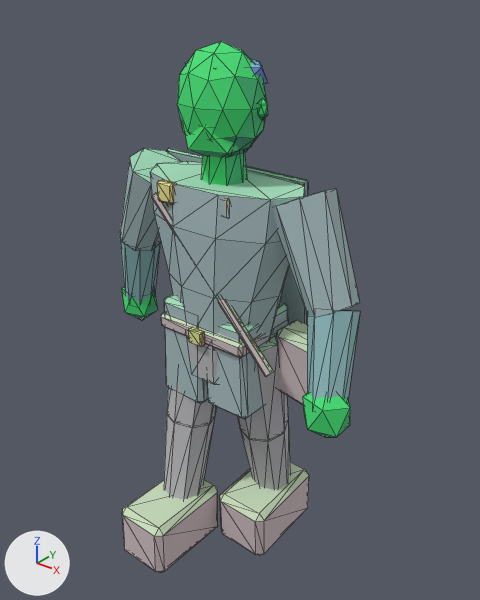
Renders of the glTF model assets/exports/npc/npc_wayfarer_contact_l_v01.glb from each side of a commit.
The view is the same before and after, from a 50 mm camera at (1.46, -1.74, 2.21) aimed at (0.05, 0.03, 1.11). The lights are fixed; the arrows at lower left show +X, +Y and +Z. The older version comes first. Mesh edges are drawn as thin lines. Vertices at exactly the same position are counted once.

Script lines for the objects in view, before the commit:
```python
me_geo_npc_wayfarer_contact_l_v01 = bpy.data.meshes.new('GEO_npc_wayfarer_contact_l_v01')
me_geo_npc_wayfarer_contact_l_v01.from_pydata(...)  # 574 vertices, 1032 faces; spans x -0.64..0.64, y -0.42..0.3, z -0.01..2.03
me_geo_npc_wayfarer_contact_l_v01.materials.append(mat_mat_npc_indexed)
# before: 476 (-0.07, 0.0, 1.7), 477 (-0.05, -0.05, 1.7), 478 (0.0, -0.07, 1.7), 479 (0.05, -0.05, 1.7), 480 (0.07, 0.0, 1.7)
# before: 481 (0.05, 0.05, 1.7), 482 (0.0, 0.07, 1.7), 483 (-0.05, 0.05, 1.7)
ob_geo_npc_wayfarer_contact_l_v01 = bpy.data.objects.new('GEO_npc_wayfarer_contact_l_v01', me_geo_npc_wayfarer_contact_l_v01)
ob_geo_npc_wayfarer_contact_l_v01.location = (0.0, 0.0, 0.0)
```
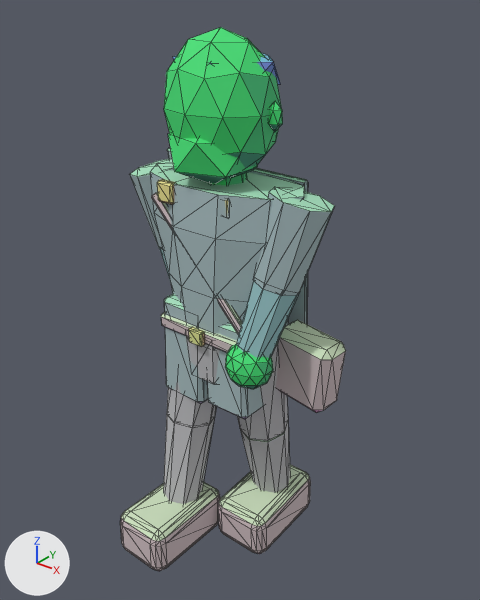
The change in detail:
me_geo_npc_wayfarer_contact_l_v01 is used by ob_geo_npc_wayfarer_contact_l_v01; location (0.0, 0.0, 0.0).
Verts and faces of me_geo_npc_wayfarer_contact_l_v01; kept vertices keep their numbers, new ones are numbered from 574.
me_geo_npc_wayfarer_contact_l_v01 had 574 vertices, 1032 faces and spanned x -0.64..0.64, y -0.42..0.3, z -0.01..2.03.
me_geo_npc_wayfarer_contact_l_v01 now has 778 vertices, 1440 faces and spans x -0.44..0.47, y -0.43..0.31, z 0.0..2.07.
me_geo_npc_wayfarer_contact_l_v01 part 1: the loose piece of 16 vertices spanning x -0.62..-0.41, y -0.05..0.13, z 0.91..1.26 is multiplied about its middle by the matrix ((0.889, -0.003, -0.299), (-0.005, 0.938, -0.023), (0.299, 0.023, 0.889)), then moved by (0.27, 0.01, 0.04).
me_geo_npc_wayfarer_contact_l_v01 part 2: the loose piece of 16 vertices spanning x 0.41..0.62, y -0.22..0.04, z 0.91..1.28 is multiplied about its middle by the matrix ((-0.843, -0.387, 0.078), (0.32, -0.562, 0.67), (-0.231, 0.634, 0.642)), then moved by (-0.26, -0.02, 0.05).
me_geo_npc_wayfarer_contact_l_v01 part 3: a new loose piece, an icosphere of 80 faces spanning x 0.15..0.32, y -0.24..-0.07, z 0.9..1.08, in mat_mat_npc_indexed.
me_geo_npc_wayfarer_contact_l_v01 part 4: a new loose piece, an icosphere of 80 faces spanning x -0.2..0.2, y -0.19..0.17, z 1.58..2.07, in mat_mat_npc_indexed.
me_geo_npc_wayfarer_contact_l_v01 part 5: a new loose piece, an icosphere of 20 faces spanning x -0.15..0.15, y -0.2..0.08, z 1.57..1.81, in mat_mat_npc_indexed.
me_geo_npc_wayfarer_contact_l_v01 part 6: a new loose piece, an icosphere of 20 faces spanning x 0.186..0.24, y -0.025..0.017, z 1.769..1.866, in mat_mat_npc_indexed.
me_geo_npc_wayfarer_contact_l_v01 part 7: a new loose piece, an icosphere of 20 faces spanning x -0.19..0.19, y -0.13..0.17, z 1.85..2.03, in mat_mat_npc_indexed.
me_geo_npc_wayfarer_contact_l_v01 part 8: the loose piece of 24 vertices spanning x -0.25..-0.01, y -0.42..-0.03, z -0.01..0.24 is rebuilt with 96 vertices and now spans x -0.25..0.0, y -0.43..-0.02, z 0.0..0.22.
me_geo_npc_wayfarer_contact_l_v01 part 9: the loose piece of 24 vertices spanning x 0.01..0.25, y -0.09..0.3, z -0.01..0.24 is rebuilt with 96 vertices and now spans x 0.0..0.25, y -0.1..0.31, z 0.0..0.22.
me_geo_npc_wayfarer_contact_l_v01 part 10: the loose piece of 16 vertices spanning x 0.23..0.57, y -0.12..0.11, z 1.2..1.62 is rebuilt with 16 vertices and now spans x 0.18..0.44, y -0.13..0.11, z 1.25..1.6.
me_geo_npc_wayfarer_contact_l_v01 part 11: the loose piece of 16 vertices spanning x -0.57..-0.23, y -0.11..0.12, z 1.2..1.62 is rebuilt with 16 vertices and now spans x -0.44..-0.18, y -0.11..0.13, z 1.25..1.59.
me_geo_npc_wayfarer_contact_l_v01 part 12: 7 loose pieces with 114 vertices, spanning x -0.64..0.64, y -0.23..0.14, z 0.81..2.03, are deleted.
Part 13, on me_geo_npc_wayfarer_contact_l_v01:
Vertices 476 to 483 move by (0.0, 0.0, -0.04).
me_geo_npc_wayfarer_contact_l_v01 part 14: 4 kept faces spanning x 0.19..0.47, y 0.0..0.15, z 0.78..1.04 get new vertex colours.
Other edits to the shape of me_geo_npc_wayfarer_contact_l_v01 do not show in these pictures.

Changed parts and their boxes (x1, y1, x2, y2) in the pictures (480 x 600 px; the box of a moved part takes in the faces that stretch with it):
'GEO_npc_wayfarer_contact_l_v01', reshaped: before (120, 41, 360, 573); after (120, 27, 346, 571)
part 1 of me_geo_npc_wayfarer_contact_l_v01, moved or reshaped (mostly hidden afterwards): before (120, 235, 160, 303); after (159, 248, 171, 282)
part 2 of me_geo_npc_wayfarer_contact_l_v01, moved or reshaped: before (307, 310, 360, 399); after (236, 280, 298, 358)
part 3 of me_geo_npc_wayfarer_contact_l_v01, added (green): after (225, 344, 273, 389)
part 4 of me_geo_npc_wayfarer_contact_l_v01, added (green): after (164, 27, 281, 178)
part 5 of me_geo_npc_wayfarer_contact_l_v01, added (green): after (168, 133, 258, 184)
part 6 of me_geo_npc_wayfarer_contact_l_v01, added: after (268, 101, 283, 132)
part 7 of me_geo_npc_wayfarer_contact_l_v01, added: after (173, 53, 281, 85)
part 8 of me_geo_npc_wayfarer_contact_l_v01, rebuilt: before (122, 480, 218, 573); after (120, 481, 220, 571)
part 9 of me_geo_npc_wayfarer_contact_l_v01, rebuilt: before (220, 462, 309, 555); after (218, 464, 311, 554)
part 10 of me_geo_npc_wayfarer_contact_l_v01, rebuilt (15% shorter): before (273, 189, 360, 317); after (253, 187, 335, 296)
part 11 of me_geo_npc_wayfarer_contact_l_v01, rebuilt: before (120, 148, 182, 251); after (129, 158, 174, 250)
part 12 of me_geo_npc_wayfarer_contact_l_v01, deleted: before (122, 41, 350, 437)
part 13 of me_geo_npc_wayfarer_contact_l_v01, moved or reshaped (mostly hidden afterwards): before (201, 152, 248, 185); after (209, 173, 247, 185)
part 14 of me_geo_npc_wayfarer_contact_l_v01, recoloured: after (321, 342, 345, 360)
